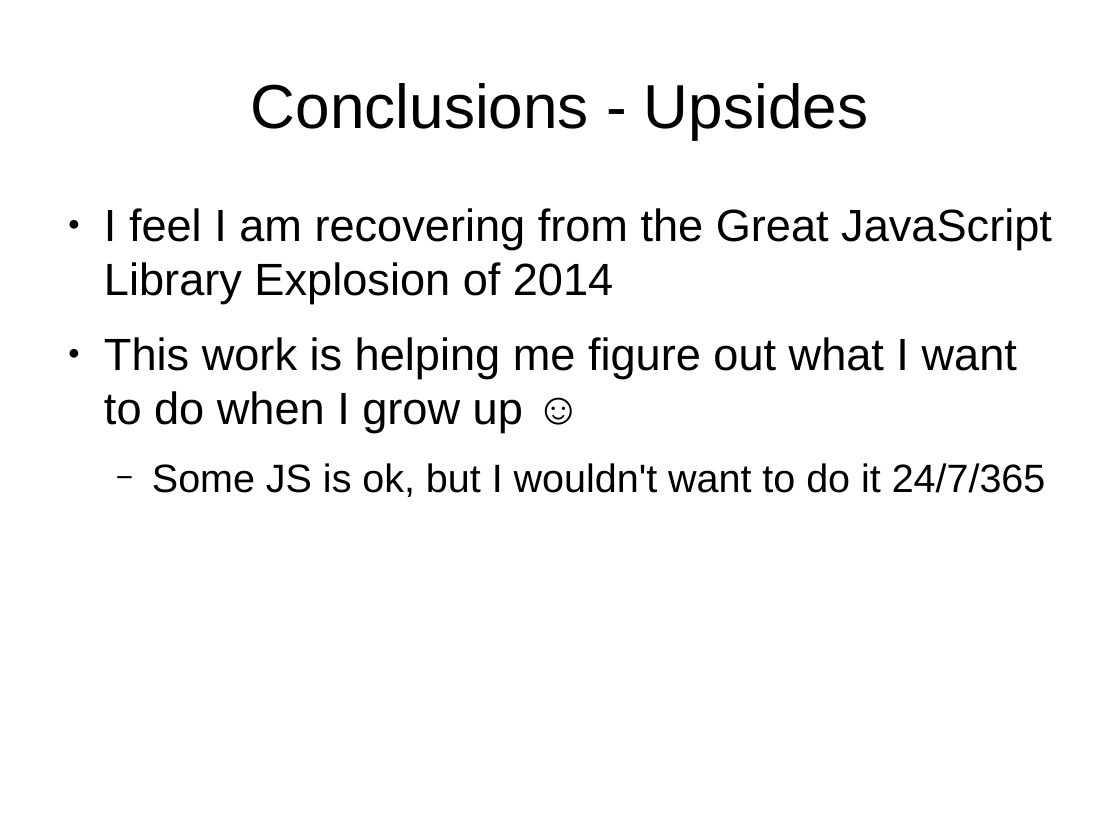
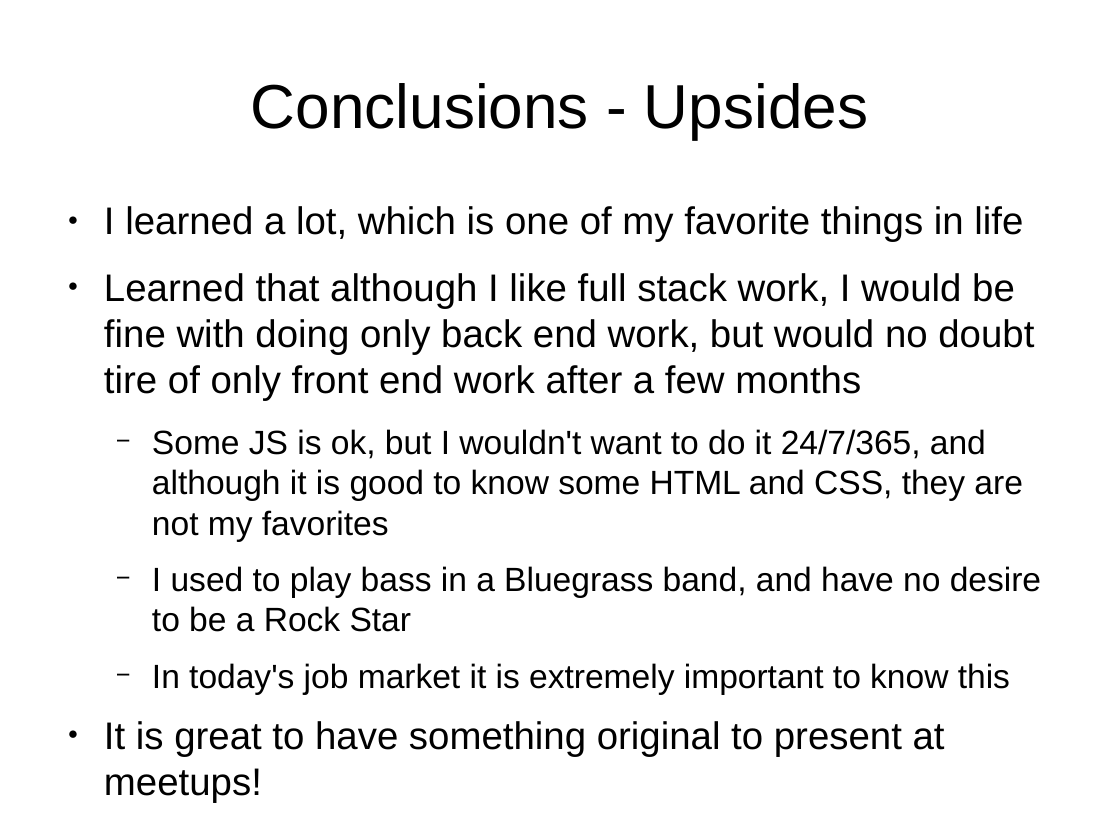
Before and after one commit to tomwhartung/jmws_accoutrements, a slide deck: slide 18 of presentations/2016_04-AWD_in_PHP_CMSes/AWD_in_PHP_CMSes-slides.odp (slide 17 before the commit). Drawn at 1120x840 pixels with LibreOffice and Linux fonts; fonts in the diff are those of the drawing. Boxes give left, top, right and bottom in pixels: in the first picture for what was removed or moved away, otherwise in the second. Text is boxed around its words. In the diff, an @@ line names an element or a change of style, - is before the commit and + after.

Commit message:
Working on the Conclusions - I actually have a lot of them, more than just what we had in the outline.

```diff
--- a/presentations/2016_04-AWD_in_PHP_CMSes/AWD_in_PHP_CMSes-slides.odp
+++ b/presentations/2016_04-AWD_in_PHP_CMSes/AWD_in_PHP_CMSes-slides.odp
@@ text at (104,206,1041,694): text changed; size 32 to 27.2 pt @@
-● I feel I am recovering from the Great JavaScript Library Explosion of 2014
-● This work is helping me figure out what I want to do when I grow up ☺
-  − Some JS is ok, but I wouldn't want to do it 24/7/365
+● I learned a lot, which is one of my favorite things in life
+● Learned that although I like full stack work, I would be fine with doing only back end work, but would no doubt tire of only front end work after a few months
+  − Some JS is ok, but I wouldn't want to do it 24/7/365, and although it is good to know some HTML and CSS, they are not my favorites
+  − I used to play bass in a Bluegrass band, and have no desire to be a Rock Star
+  − In today's job market it is extremely important to know this
+● It is great to have something original to present at meetups!
```
Also in this commit, not shown: 2 other slides changed, 1 slide added.
